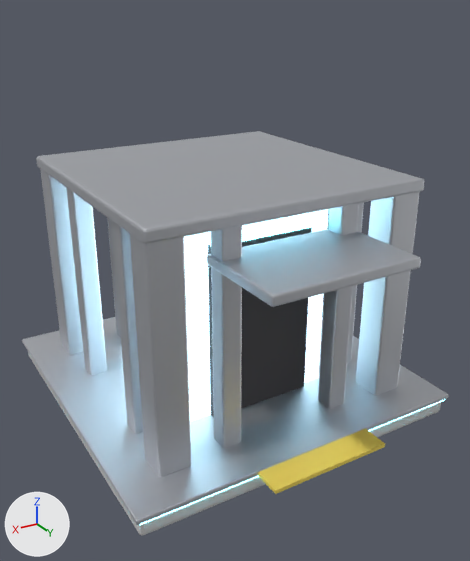
Two versions of the glTF model game/assets/modules/base_2x2_office.glb, one commit apart.
Both versions are drawn from a 50 mm camera at (2.55, 4.54, 3.26) aimed at (0.02, 0.31, 1.15). The axes (+X, +Y, +Z) are drawn at lower left. The lights are the same throughout. The older version comes first. Vertices at exactly the same position are counted once.

Names of what the first picture shows: 'ext_canopy', 'ext_entrance', 'ext_entrance_glow', 'ext_hazard', 'ext_ledge', 'ext_lobby', 'int_columns', 'int_slab', 'int_slab_edge' and 1 more.
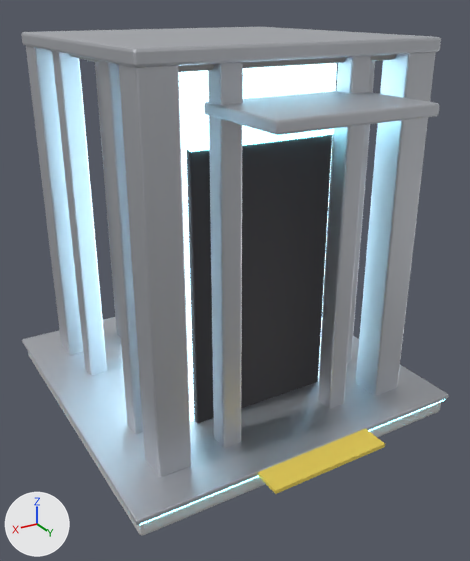
Pixel boxes (x1, y1, x2, y2) of what changed, in the pictures (470 x 561 px):
'int_columns', rescaled: before (40, 169, 420, 478); after (26, 45, 436, 478)
'ext_ledge', moved: before (36, 131, 424, 244); after (21, 27, 441, 68)
'ext_entrance', moved, rescaled (40% wider, 51% taller): before (208, 227, 312, 417); after (186, 135, 332, 423)
'ext_canopy', moved: before (207, 229, 421, 307); after (204, 91, 439, 135)
'ext_lobby', mesh rescaled: before (184, 209, 328, 422); after (178, 63, 337, 422)
'ext_entrance_glow', reshaped (39% wider, 14% shorter): before (210, 220, 314, 247); after (189, 129, 334, 152)
'int_ceiling', moved (not visible before): after (51, 51, 396, 72)

The change in detail:
me_ext_lobby is used by ob_ext_lobby; location (0.0, 0.0, 0.0).
me_ext_lobby had 56 vertices, 108 faces and spanned x -0.65..0.65, y -0.65..0.65, z 0.15..1.85.
me_ext_lobby now has 56 vertices, 108 faces and spans x -0.65..0.65, y -0.65..0.65, z 0.15..2.85.
me_ext_lobby part 1: the whole mesh is scaled about its middle by (1, 1, 1.6), then moved by (0.0, 0.0, 0.5).
me_int_columns is used by ob_int_columns; location (0.0, 0.0, 0.0).
me_int_columns had 672 vertices, 1296 faces and spanned x -1.13..1.13, y -1.13..1.13, z 0.0..2.0.
me_int_columns now has 672 vertices, 1296 faces and spans x -1.13..1.13, y -1.13..1.13, z 0.0..3.0.
me_int_columns part 2: the whole mesh is scaled about the mesh origin by (1, 1, 1.5).
me_ext_entrance is used by ob_ext_entrance; location (0.0, 0.0, 0.0).
me_ext_entrance had 56 vertices, 108 faces and spanned x -0.45..0.45, y 0.64..0.7, z 0.15..1.65.
me_ext_entrance now has 56 vertices, 108 faces and spans x -0.6..0.6, y 0.64..0.7, z 0.15..2.35.
me_ext_entrance part 3: the whole mesh is scaled about its middle by (1.34, 1, 1.47), then moved by (0.0, 0.0, 0.35).
me_ext_entrance_glow is used by ob_ext_entrance_glow; location (0.0, 0.0, 0.0).
Before the commit, vertices of me_ext_entrance_glow: 0 (-0.45, 0.685, 1.645), 1 (-0.45, 0.685, 1.695) at pixel (311, 219), 2 (-0.45, 0.715, 1.645) at pixel (313, 226), 3 (-0.45, 0.715, 1.695) at pixel (313, 220), 4 (0.45, 0.685, 1.645) at pixel (210, 246).
Before the commit, vertices of me_ext_entrance_glow: 5 (0.45, 0.685, 1.695) at pixel (210, 239), 6 (0.45, 0.715, 1.645), 7 (0.45, 0.715, 1.695).
me_ext_entrance_glow had 8 vertices, 12 faces and spanned x -0.45..0.45, y 0.685..0.715, z 1.645..1.695.
me_ext_entrance_glow now has 8 vertices, 12 faces and spans x -0.6..0.6, y 0.685..0.715, z 2.345..2.395.
Part 4, on me_ext_entrance_glow:
Vertices 0 to 3 of me_ext_entrance_glow move by (-0.15, 0.0, 0.7).
Vertices 4 to 7 of me_ext_entrance_glow move by (0.15, 0.0, 0.7).
me_ext_canopy is used by ob_ext_canopy; location (0.0, 0.0, 0.0).
me_ext_canopy had 56 vertices, 108 faces and spanned x -0.6..0.6, y 0.9..1.7, z 1.61..1.69.
me_ext_canopy now has 56 vertices, 108 faces and spans x -0.6..0.6, y 0.9..1.7, z 2.61..2.69.
me_ext_canopy part 5: the whole mesh is moved by (0.0, 0.0, 1.0).
me_int_ceiling is used by ob_int_ceiling; location (0.0, 0.0, 0.0).
me_int_ceiling had 56 vertices, 108 faces and spanned x -1.0..1.0, y -1.0..1.0, z 1.88..2.0.
me_int_ceiling now has 56 vertices, 108 faces and spans x -1.0..1.0, y -1.0..1.0, z 2.88..3.0.
me_int_ceiling part 6: the whole mesh is moved by (0.0, 0.0, 1.0).
me_ext_ledge is used by ob_ext_ledge; location (0.0, 0.0, 0.0).
me_ext_ledge had 56 vertices, 108 faces and spanned x -1.15..1.15, y -1.15..1.15, z 1.93..2.03.
me_ext_ledge now has 56 vertices, 108 faces and spans x -1.15..1.15, y -1.15..1.15, z 2.93..3.03.
me_ext_ledge part 7: the whole mesh is moved by (0.0, 0.0, 1.0).
